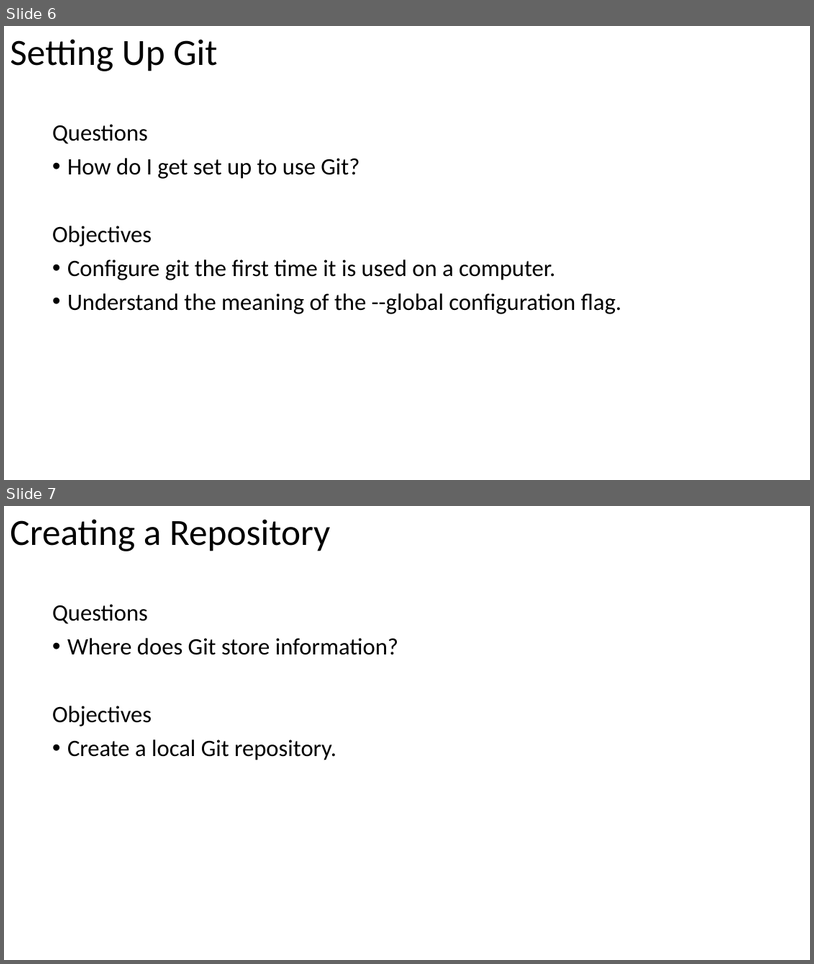
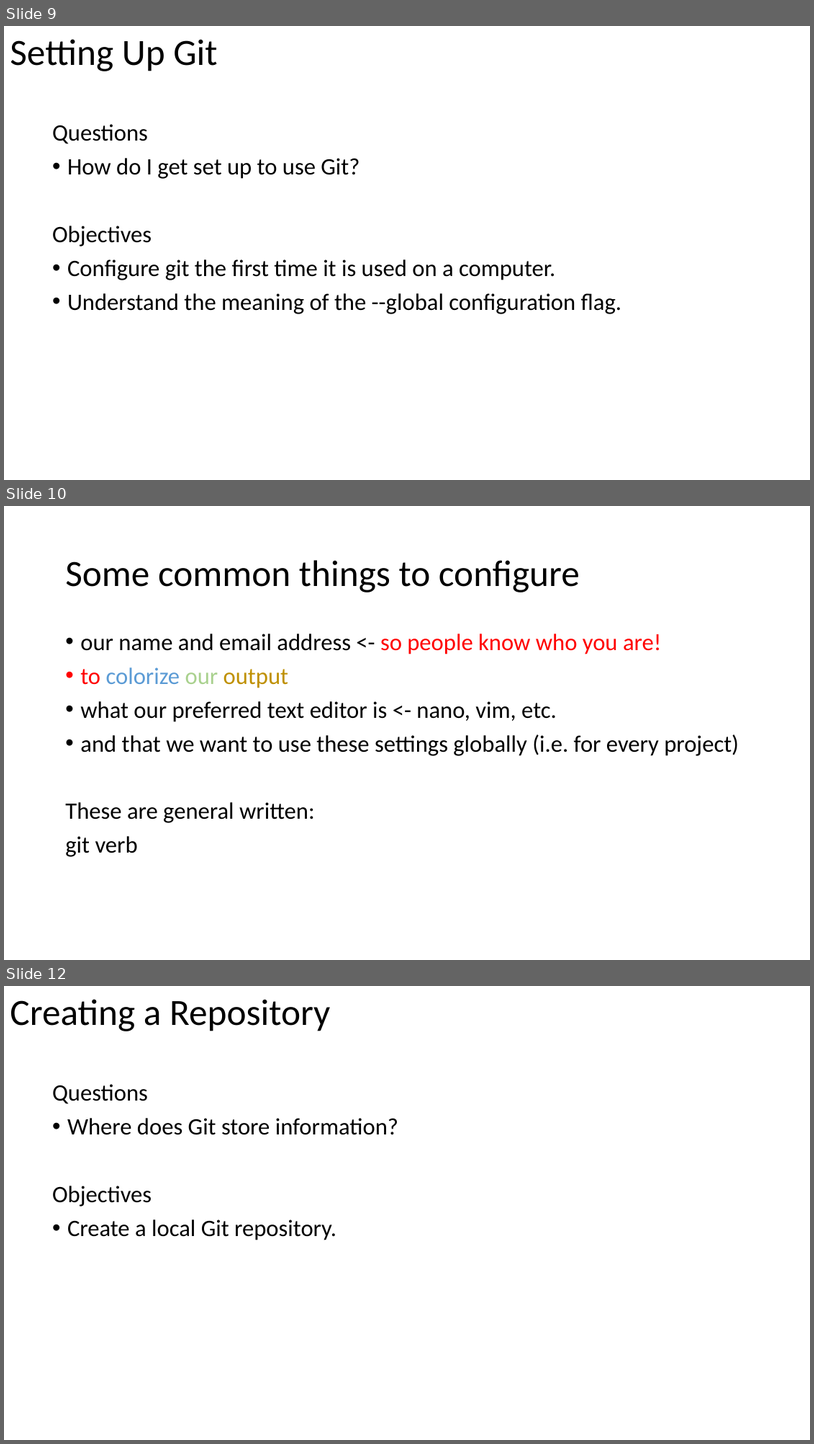
Before and after one commit to heatherciallella/SWC_Workshop_RUC_Fall17, a slide deck: Version control with Git/Version control with Git.pptx. Shown one above the other, each under a label of ours: slides 6 and 7 before the commit, slides 9, 10 and 12 after it; the slides between them are not shown. The pictures are 814x964 and 814x1444 pixels, drawn with LibreOffice and Linux fonts; fonts in the diff are those of the drawing. Boxes give left, top, right and bottom in pixels: in the first picture for what was removed or moved away, otherwise in the second. Text is boxed around its words. In the diff, an @@ line names an element or a change of style, - is before the commit and + after.

```diff
--- a/Version control with Git/Version control with Git.pptx
+++ b/Version control with Git/Version control with Git.pptx
@@ slide 10 added at (4,506,810,960), background #FFFFFF @@
@@ title added at (65,560,580,592), 44 pt, text #000000 @@
+Some common things to configure
@@ text added at (65,633,739,857), 28 pt, text #000000 @@
+• our name and email address <- so people know who you are!
+• to colorize our output
+• what our preferred text editor is <- nano, vim, etc.
+• and that we want to use these settings globally (i.e. for every project)
+These are general written:
+git verb
@@ what was slide 6 is now slide 9 @@
@@ what was slide 7 is now slide 12 @@
```
Also in this commit, not shown: 3 slides changed, 6 other slides added, 1 slide removed.
